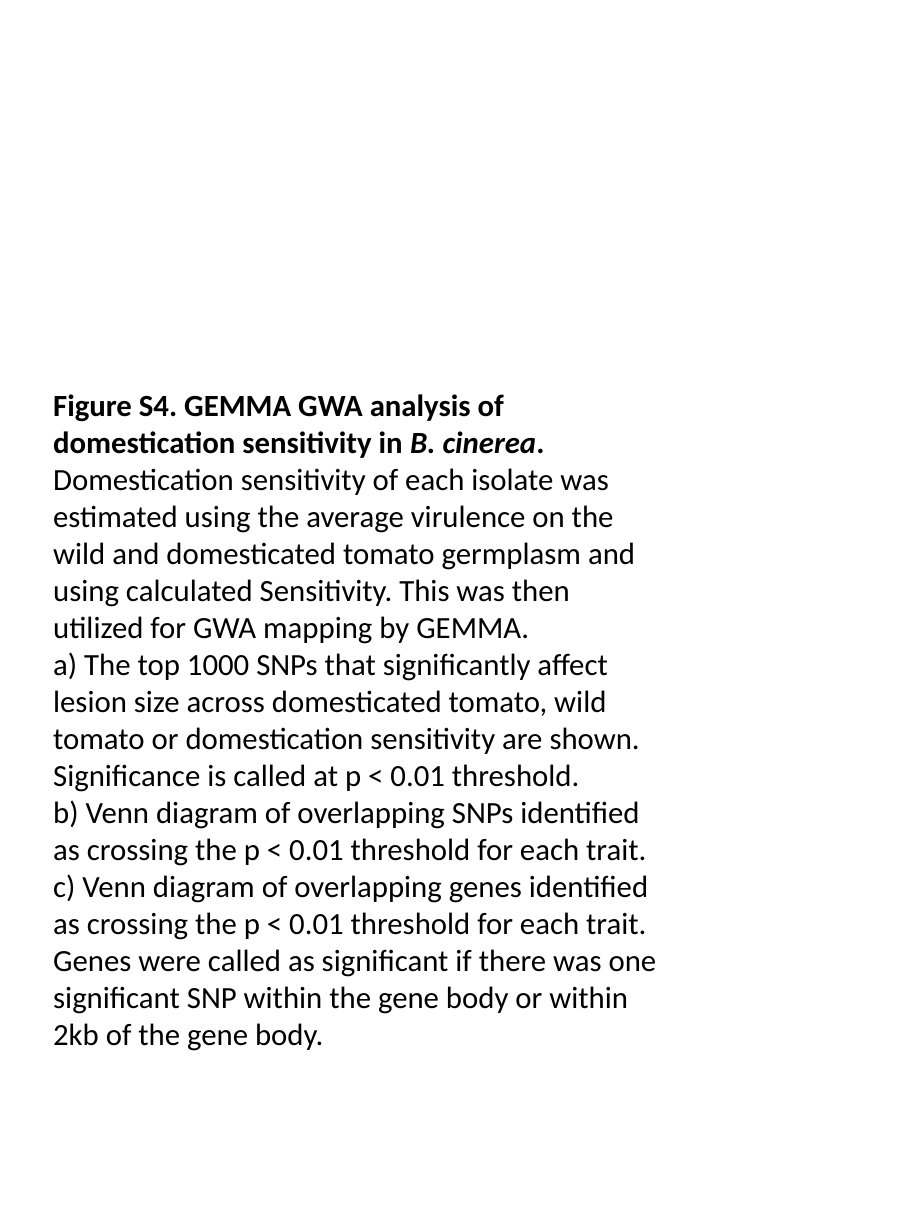
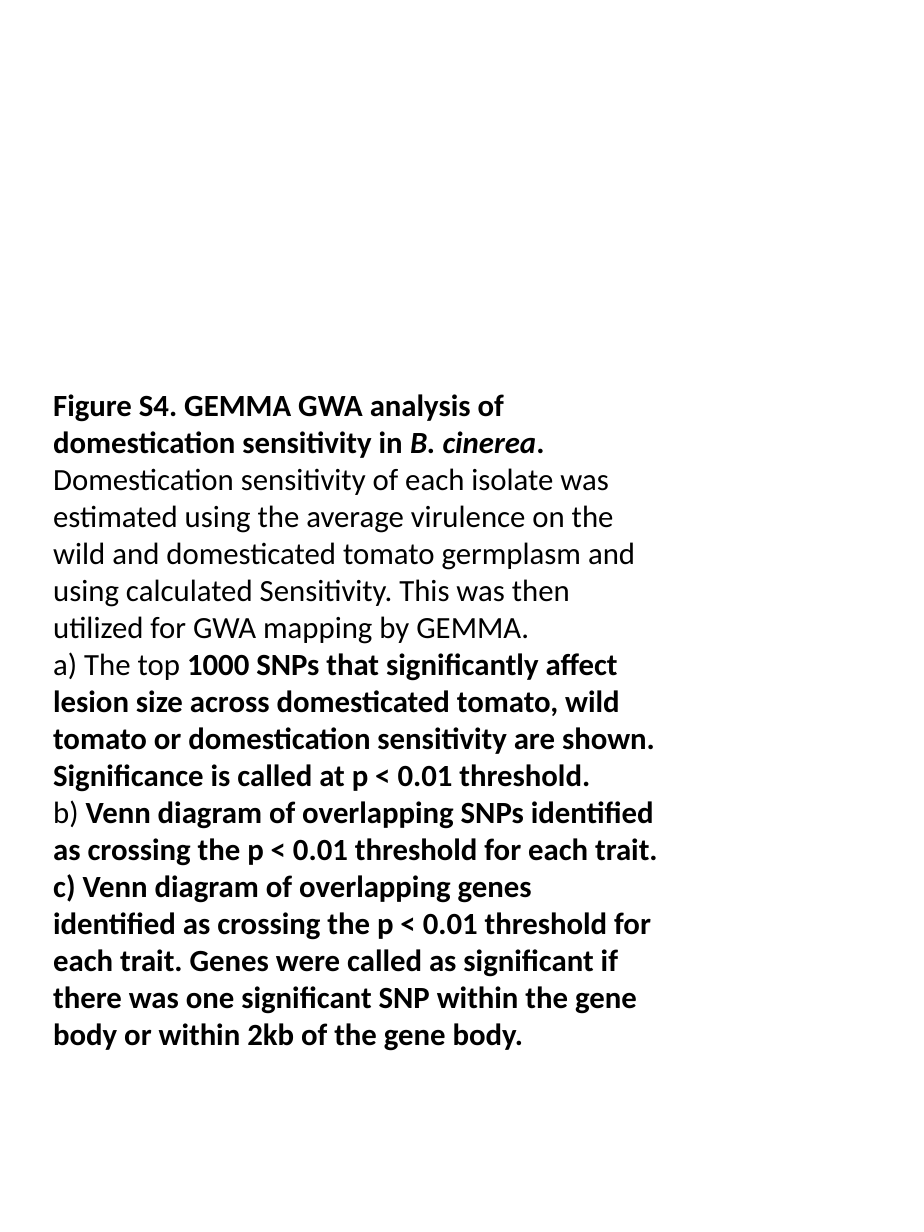
Before and after one commit to nicolise/BcSolGWAS, a slide deck: slide 10 of paper/resub/Soltis_supplemental_resubmit.pptx. Drawn at 924x1232 pixels with LibreOffice and Linux fonts; fonts in the diff are those of the drawing. Boxes give left, top, right and bottom in pixels: in the first picture for what was removed or moved away, otherwise in the second. Text is boxed around its words. In the diff, an @@ line names an element or a change of style, - is before the commit and + after.

```diff
--- a/paper/resub/Soltis_supplemental_resubmit.pptx
+++ b/paper/resub/Soltis_supplemental_resubmit.pptx
@@ text at (53, 652, 658, 1051): bold on in "1000 SNPs that significantly affect lesion size ...", "Venn diagram of overlapping SNPs identified as ...", "c) Venn diagram of overlapping genes identified ..." @@
```
Also in this commit, not shown: 5 other slides changed, 3 slides added, 3 slides removed, 11 other files.
